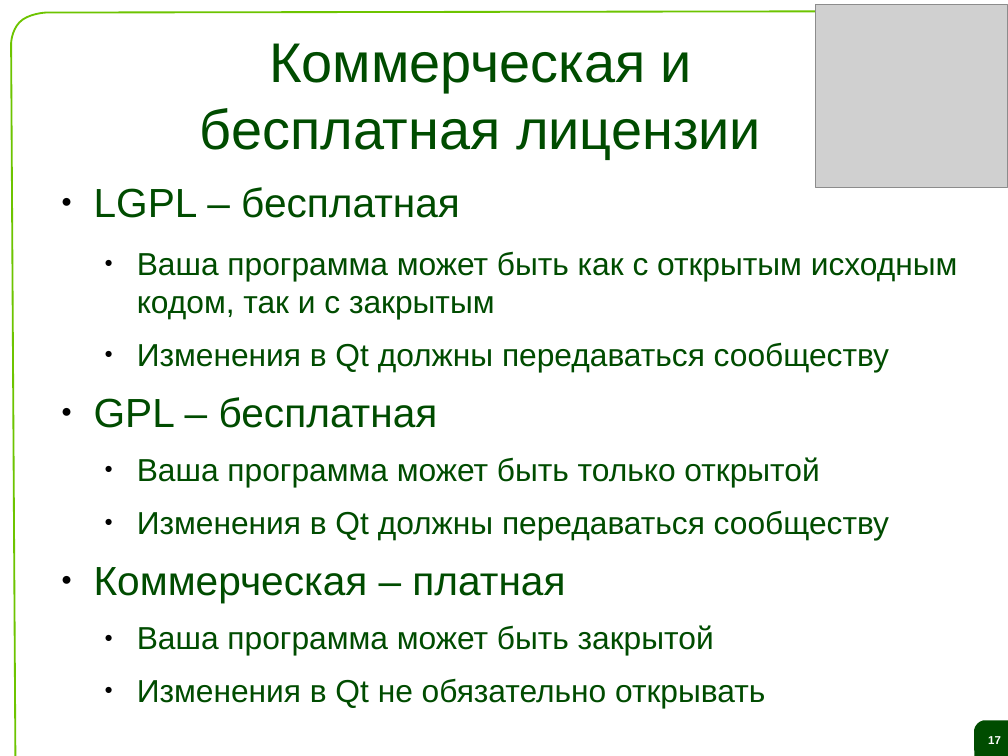
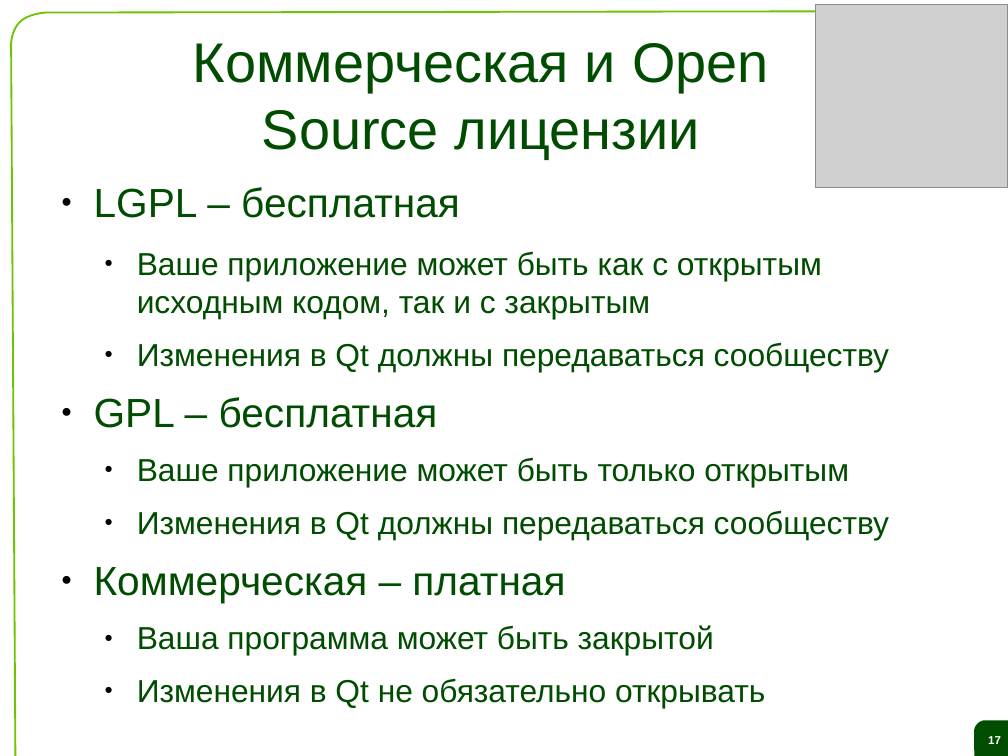
Before and after one commit to saa/qecm, a slide deck: slide 17 of Lectures and Exercises/L01 - The ideas behind Qt and a live demo/L1 Slides.odp. Drawn at 1008x756 pixels with LibreOffice and Linux fonts; fonts in the diff are those of the drawing; grey boxes stand for pictures; background and template pictures are left out. Boxes give left, top, right and bottom in pixels: in the first picture for what was removed or moved away, otherwise in the second. Text is boxed around its words. In the diff, an @@ line names an element or a change of style, - is before the commit and + after.

```diff
--- a/Lectures and Exercises/L01 - The ideas behind Qt and a live demo/L1 Slides.odp
+++ b/Lectures and Exercises/L01 - The ideas behind Qt and a live demo/L1 Slides.odp
@@ title at bbox=[193, 43, 769, 159]: text changed @@
-Коммерческая и бесплатная лицензии
+Коммерческая и Open Source лицензии
@@ text at bbox=[137, 251, 822, 319]: text changed @@
-  ● Ваша программа может быть как с открытым исходным кодом, так и с закрытым
+  ● Ваше приложение может быть как с открытым исходным кодом, так и с закрытым
@@ text at bbox=[137, 457, 849, 487]: text changed @@
-  ● Ваша программа может быть только открытой
+  ● Ваше приложение может быть только открытым
```
Also in this commit, not shown: 13 other slides changed.
